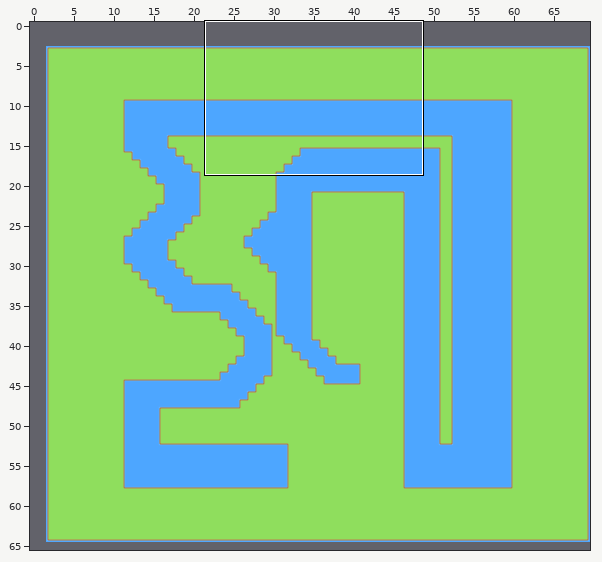
Tiled map -- Assets/com.seanba.super-tiled2unity/FINAL/Maps/Race 1.2.tmx. The first picture is a wide view before the edit; the outline marks the close-up.
Close-up. Before the edit:
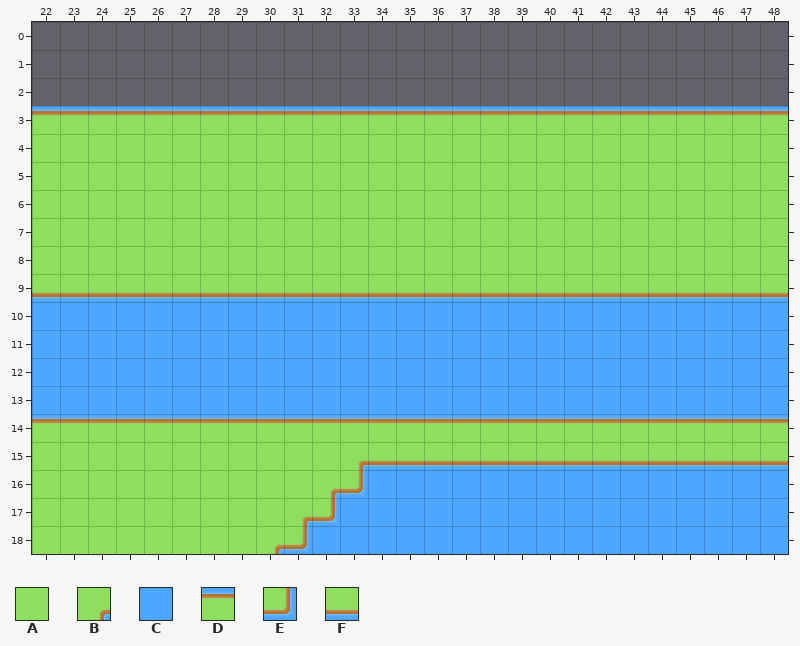
Cells are 32x32 px. Shown: x 22..48, y 0..18. The commit also changed other parts of the map, which this record leaves out. The old version is drawn lined up with the new one.
Key: from "Grass": A 61 "2.6", B 68 "3.5", C 88 "6.1", D 101 "1.6", E 114 "6.4", F 116 "6.6".
_ is an empty cell.
Layer "Tile Layer 1" before, first column x 22:
 0 ___________________________
 1 ___________________________
 2 ___________________________
 3 DDDDDDDDDDDDDDDDDDDDDDDDDDD
 4 AAAAAAAAAAAAAAAAAAAAAAAAAAA
 5 AAAAAAAAAAAAAAAAAAAAAAAAAAA
 6 AAAAAAAAAAAAAAAAAAAAAAAAAAA
 7 AAAAAAAAAAAAAAAAAAAAAAAAAAA
 8 AAAAAAAAAAAAAAAAAAAAAAAAAAA
 9 FFFFFFFFFFFFFFFFFFFFFFFFFFF
10 CCCCCCCCCCCCCCCCCCCCCCCCCCC
11 CCCCCCCCCCCCCCCCCCCCCCCCCCC
12 CCCCCCCCCCCCCCCCCCCCCCCCCCC
13 CCCCCCCCCCCCCCCCCCCCCCCCCCC
14 DDDDDDDDDDDDDDDDDDDDDDDDDDD
15 AAAAAAAAAAABFFFFFFFFFFFFFFF
16 AAAAAAAAAABECCCCCCCCCCCCCCC
17 AAAAAAAAABECCCCCCCCCCCCCCCC
18 AAAAAAAABECCCCCCCCCCCCCCCCC
New version:
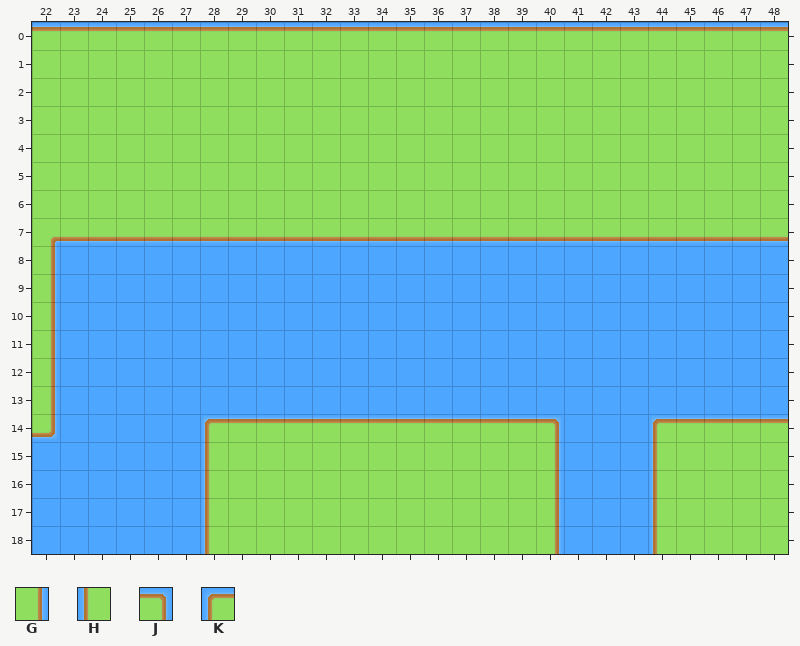
Further tiles: from "Grass": G 62 "2.7", H 75 "4.4", J 99 "1.4", K 100 "1.5".
Diff:
map size 68x62 -> 70x66 cells (old content now starts at 2,3; both pictures use the new coordinates)
Layer "Tile Layer 1":
y 0: x 22..48 ___________________________ -> DDDDDDDDDDDDDDDDDDDDDDDDDDD
y 1..2: x 22..48 ___________________________ -> AAAAAAAAAAAAAAAAAAAAAAAAAAA
y 3: x 22..48 DDDDDDDDDDDDDDDDDDDDDDDDDDD -> AAAAAAAAAAAAAAAAAAAAAAAAAAA
y 7: x 22..48 AAAAAAAAAAAAAAAAAAAAAAAAAAA -> BFFFFFFFFFFFFFFFFFFFFFFFFFF
y 8: x 22..48 AAAAAAAAAAAAAAAAAAAAAAAAAAA -> GCCCCCCCCCCCCCCCCCCCCCCCCCC
y 9: x 22..48 FFFFFFFFFFFFFFFFFFFFFFFFFFF -> GCCCCCCCCCCCCCCCCCCCCCCCCCC
y 10..13: x 22 C -> G
y 14: x 22..28 DDDDDDD -> ECCCCCK; x 40..44 DDDDD -> JCCCK
y 15: x 22..28 AAAAAAA -> CCCCCCH; x 33..48 BFFFFFFFFFFFFFFF -> AAAAAAAGCCCHAAAA
y 16: x 22..28 AAAAAAA -> CCCCCCH; x 32..40 BECCCCCCC -> AAAAAAAAG; x 44..48 CCCCC -> HAAAA
y 17: x 22..28 AAAAAAA -> CCCCCCH; x 31..40 BECCCCCCCC -> AAAAAAAAAG; x 44..48 CCCCC -> HAAAA
y 18: x 22..28 AAAAAAA -> CCCCCCH; x 30..40 BECCCCCCCCC -> AAAAAAAAAAG; x 44..48 CCCCC -> HAAAA
Pixel boxes of the changes (left, top, right, bottom) in both close-ups:
changed: (32, 22, 788, 116)
changed: (32, 236, 788, 554)
